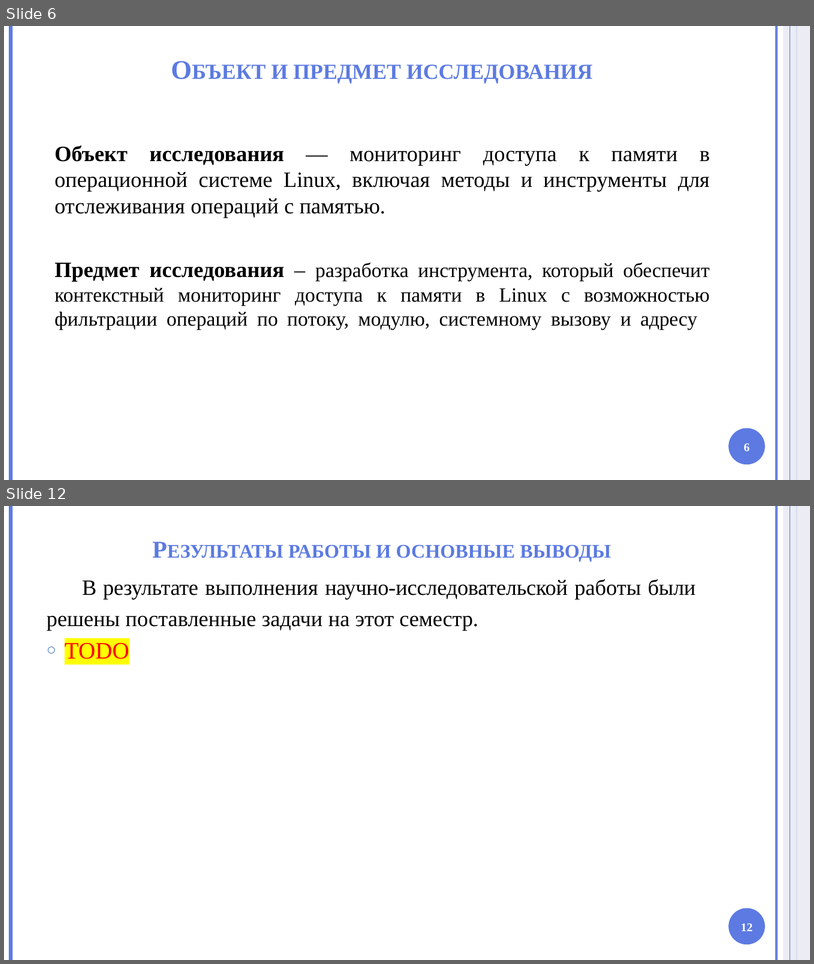
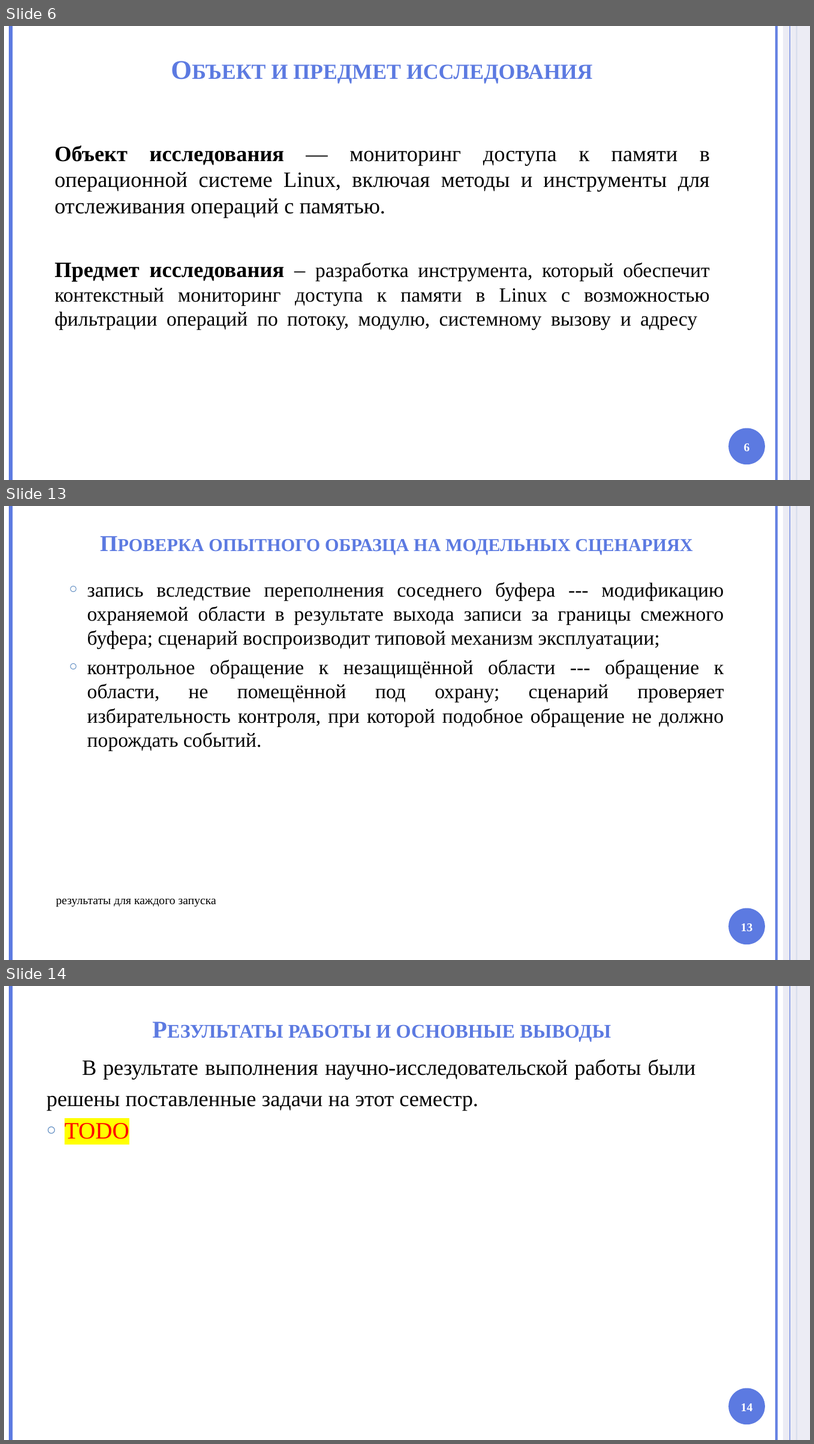
Before and after one commit to HotHeadd/nir_mephi, a slide deck: part2/Презентация.pptx. Shown one above the other, each under a label of ours: slides 6 and 12 before the commit, slides 6, 13 and 14 after it; the slides between them are not shown. The pictures are 814x964 and 814x1444 pixels, drawn with LibreOffice and Linux fonts; fonts in the diff are those of the drawing; background and template pictures are left out. Boxes give left, top, right and bottom in pixels: in the first picture for what was removed or moved away, otherwise in the second. Text is boxed around its words. In the diff, an @@ line names an element or a change of style, - is before the commit and + after.

```diff
--- a/part2/Презентация.pptx
+++ b/part2/Презентация.pptx
@@ slide 13 added at (x1=4, y1=506, x2=810, y2=960), background #FFFFFF; not listed: 6 template elements that a slide beside it also shows @@
@@ title added at (x1=209, y1=539, x2=693, y2=555), 27 pt, text #5C7AE1, bold, small capitals @@
+Проверка опытного образца на модельных сценариях
@@ text added at (x1=87, y1=582, x2=724, y2=750), 24 pt, text #000000 @@
+○ запись вследствие переполнения соседнего буфера --- модификацию охраняемой области в результате выхода записи за границы смежного буфера; сценарий воспроизводит типовой механизм эксплуатации;
+○ контрольное обращение к незащищённой области --- обращение к области, не помещённой под охрану; сценарий проверяет избирательность контроля, при которой подобное обращение не должно порождать событий.
@@ text added at (x1=56, y1=898, x2=216, y2=907), 14 pt, text #000000 @@
+результаты для каждого запуска
@@ page number added at (x1=741, y1=923, x2=753, y2=931), 14 pt, text #FFFFFF, bold @@
+13
@@ what was slide 12 is now slide 14 @@
@@ page number at (x1=741, y1=1403, x2=753, y2=1411): text changed @@
-12
+14
```
Also in this commit, not shown: 2 slides changed, 5 other slides added, 4 slides removed, 32 other files.
